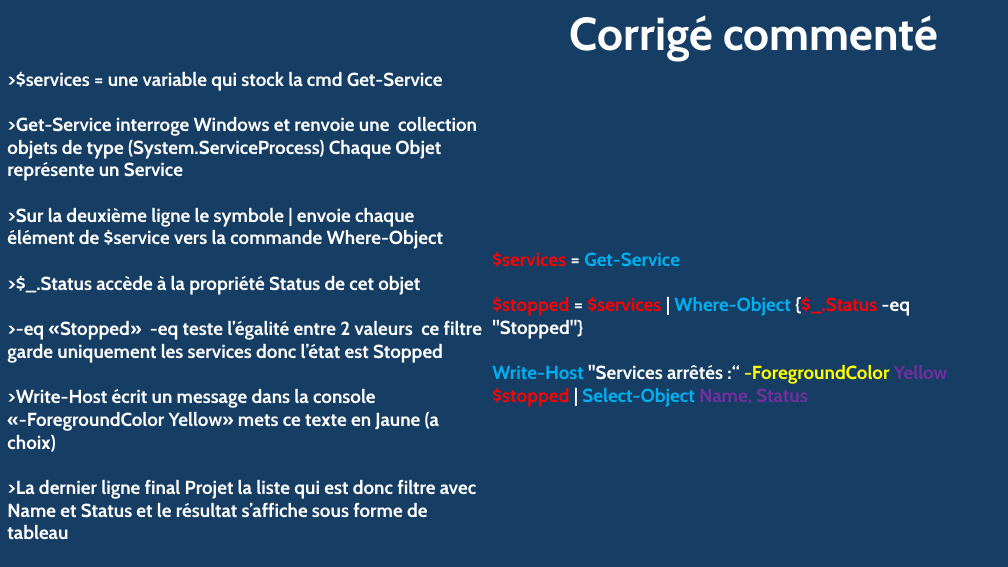
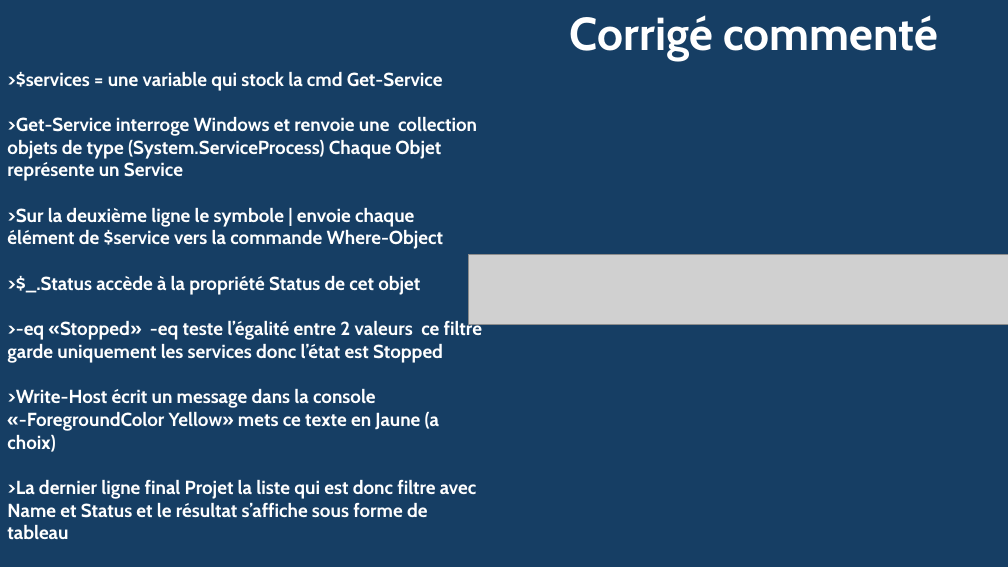
Before and after one commit to yyl05/PowerShell_MA-18, a slide deck: slide 10 of Administration_serveur/Exercices/PowerPoint PowerShell.pptx (slide 9 before the commit). Drawn at 1008x567 pixels with LibreOffice and Linux fonts; fonts in the diff are those of the drawing; grey boxes stand for pictures. Boxes give left, top, right and bottom in pixels: in the first picture for what was removed or moved away, otherwise in the second. Text is boxed around its words. In the diff, an @@ line names an element or a change of style, - is before the commit and + after.

```diff
--- a/Administration_serveur/Exercices/PowerPoint PowerShell.pptx
+++ b/Administration_serveur/Exercices/PowerPoint PowerShell.pptx
@@ picture added at (469, 255, 1008, 324) @@
@@ text removed at (492, 252, 910, 407) @@
-$services = Get-Service
-$stopped = $services | Where-Object {$_.Status -eq "Stopped"}
-Write-Host "Services arrêtés :“ -ForegroundColor Yellow $stopped | Select-Object Name, Status
```
Also in this commit, not shown: 5 other slides changed, 2 slides added.
